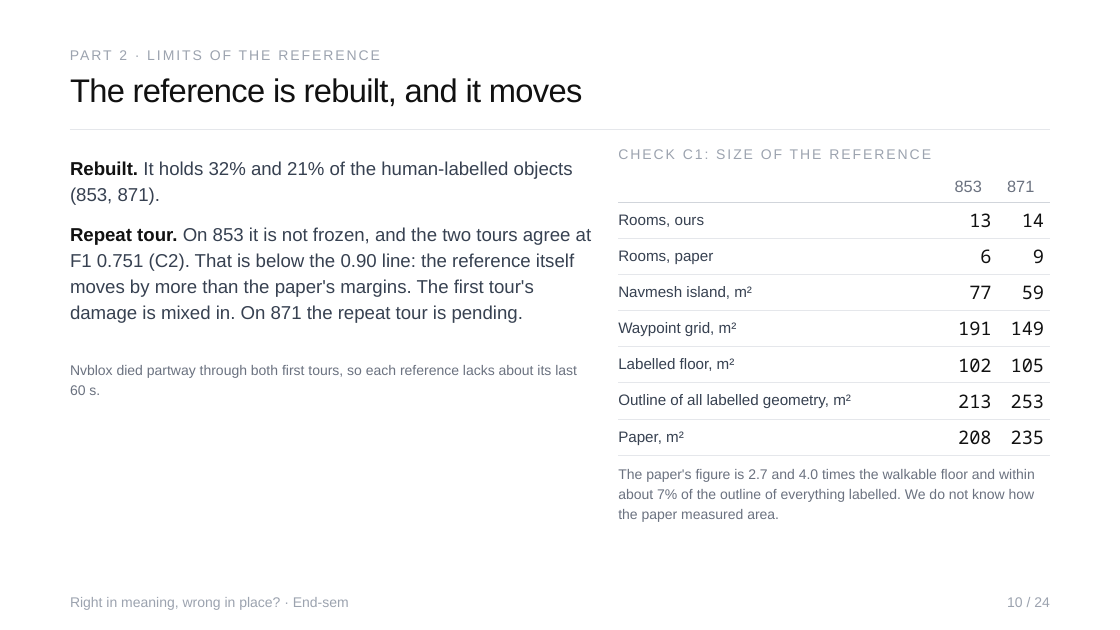
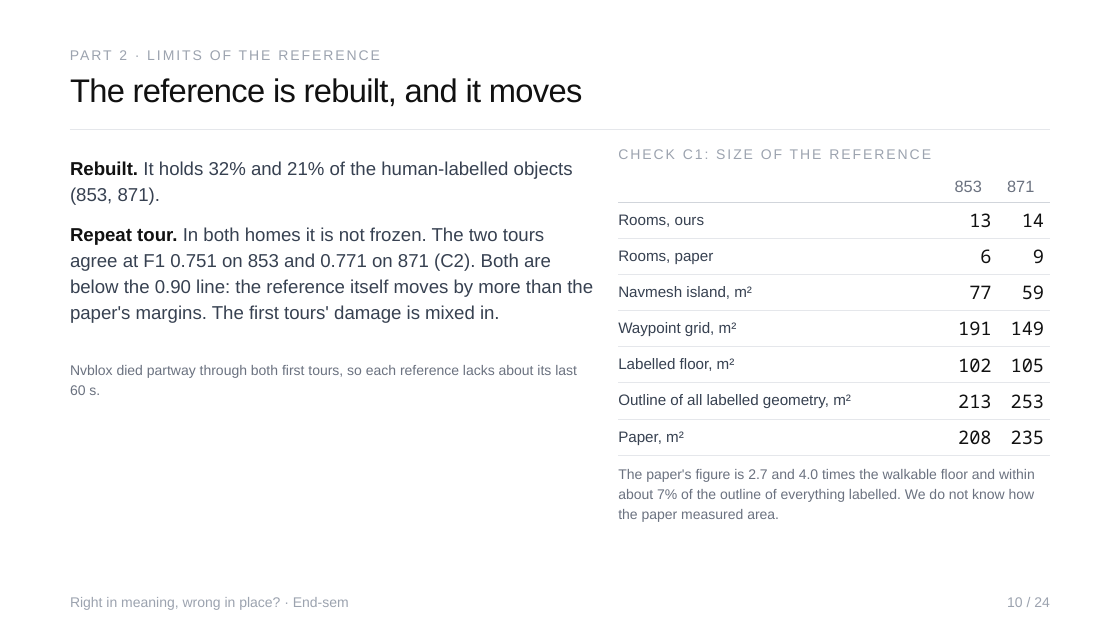
Before and after one commit to Sher110106/validity-aware-active-semantic-exploration, a slide deck: slide 10 of docs/endsem_2026-11/ASP_Endsem.pptx. Drawn at 1120x630 pixels with LibreOffice and Linux fonts; fonts in the diff are those of the drawing. Boxes give left, top, right and bottom in pixels: in the first picture for what was removed or moved away, otherwise in the second. Text is boxed around its words. In the diff, an @@ line names an element or a change of style, - is before the commit and + after.

```diff
--- a/docs/endsem_2026-11/ASP_Endsem.pptx
+++ b/docs/endsem_2026-11/ASP_Endsem.pptx
@@ text at [70,227,593,323]: text changed @@
-Repeat tour. On 853 it is not frozen, and the two tours agree at F1 0.751 (C2). That is below the 0.90 line: the reference itself moves by more than the paper's margins. The first tour's damage is mixed in. On 871 the repeat tour is pending.
+Repeat tour. In both homes it is not frozen. The two tours agree at F1 0.751 on 853 and 0.771 on 871 (C2). Both are below the 0.90 line: the reference itself moves by more than the paper's margins. The first tours' damage is mixed in.
```
Also in this commit, not shown: 4 other slides changed, 6 other files.
